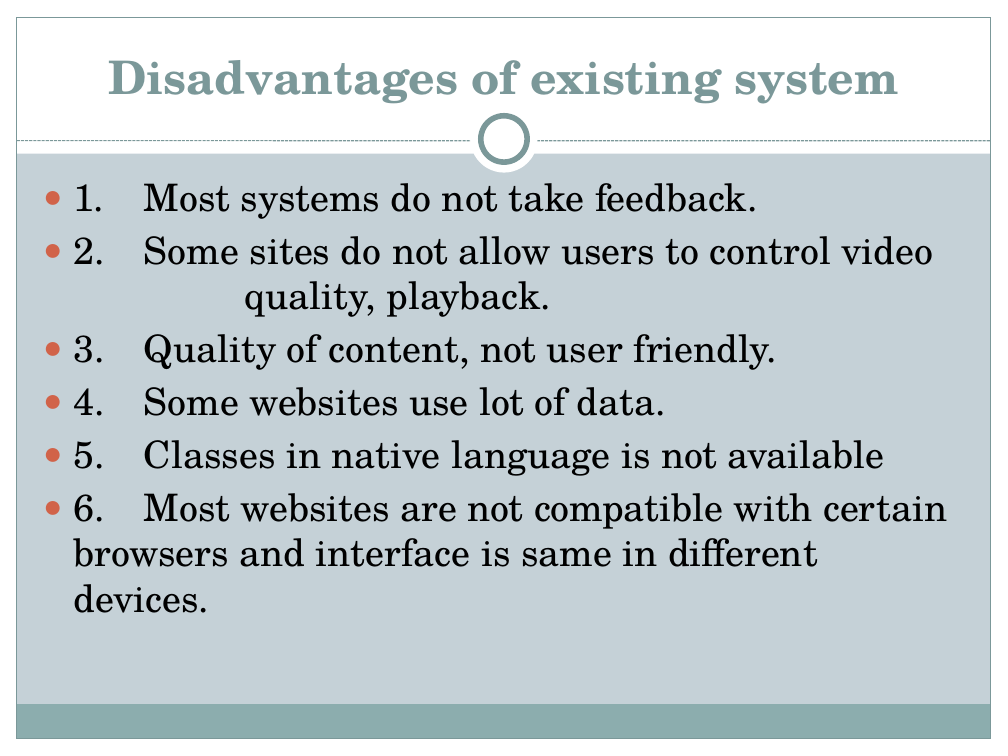
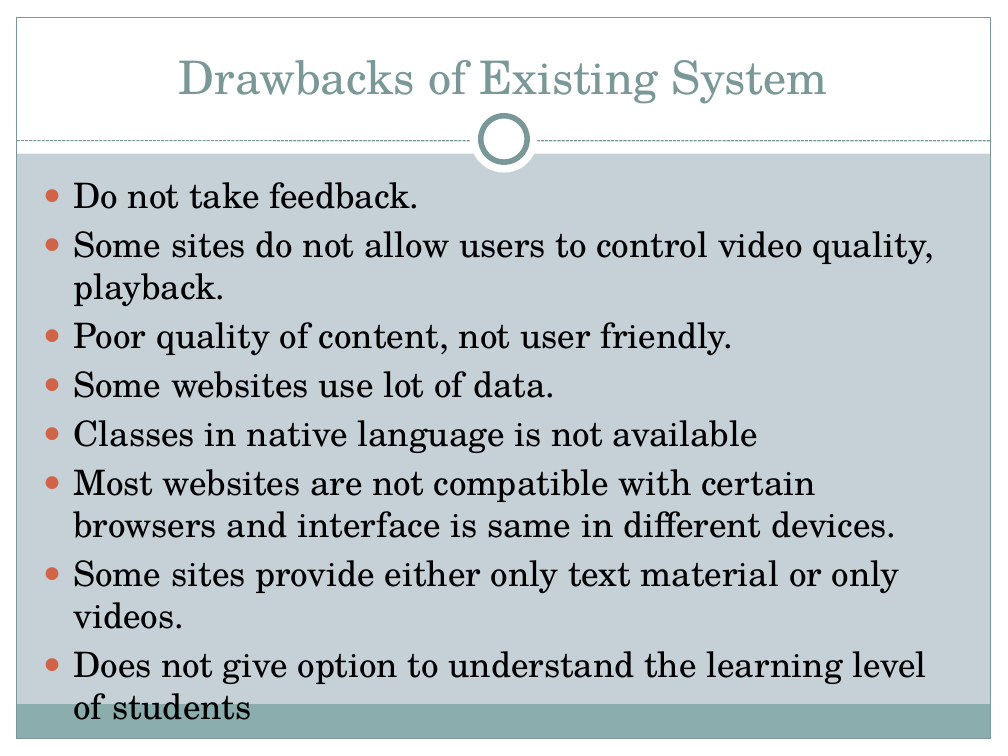
Before and after one commit to Bsccs/tutorial-site, a slide deck: slide 12 of documentation/project.pptx (slide 15 before the commit). Drawn at 1008x756 pixels with LibreOffice and Linux fonts; fonts in the diff are those of the drawing. Boxes give left, top, right and bottom in pixels: in the first picture for what was removed or moved away, otherwise in the second. Text is boxed around its words. In the diff, an @@ line names an element or a change of style, - is before the commit and + after.

```diff
--- a/documentation/project.pptx
+++ b/documentation/project.pptx
@@ title at <box>179,60,828,104</box>: text changed; bold off @@
-Disadvantages of existing system
+Drawbacks of Existing System
@@ text at <box>73,182,934,684</box>: text changed; size 27 to 25 pt @@
-● 1. Most systems do not take feedback.
-● 2. Some sites do not allow users to control video quality, playback.
-● 3. Quality of content, not user friendly.
-● 4. Some websites use lot of data.
-● 5. Classes in native language is not available
-● 6. Most websites are not compatible with certain browsers and interface is same in different devices.
+● Do not take feedback.
+● Some sites do not allow users to control video quality, playback.
+● Poor quality of content, not user friendly.
+● Some websites use lot of data.
+● Classes in native language is not available
+● Most websites are not compatible with certain browsers and interface is same in different devices.
+● Some sites provide either only text material or only videos.
+● Does not give option to understand the learning level of students
```
Also in this commit, not shown: 10 other slides changed, 8 slides added, 7 slides removed, 13 other files.
